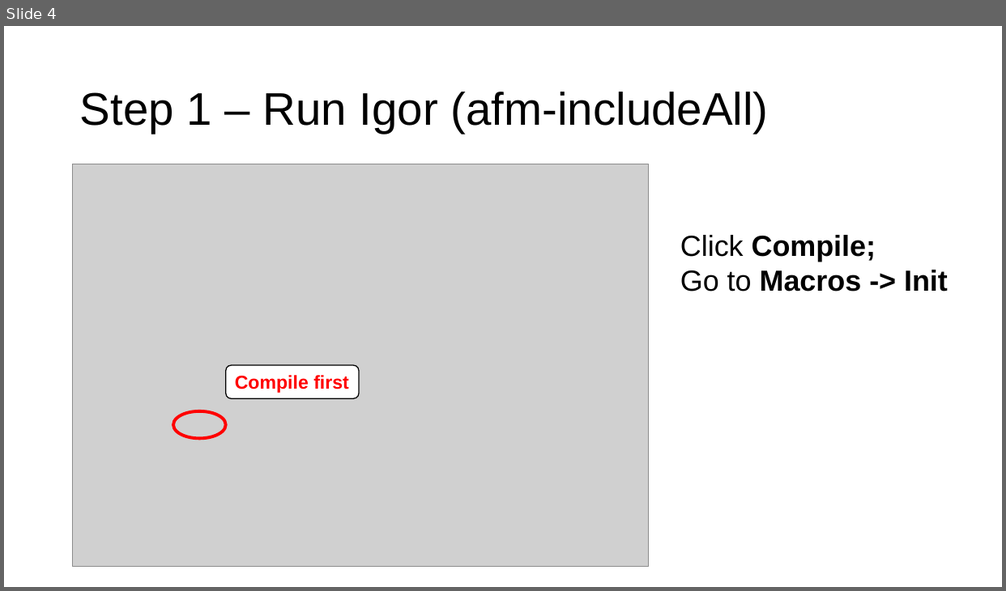
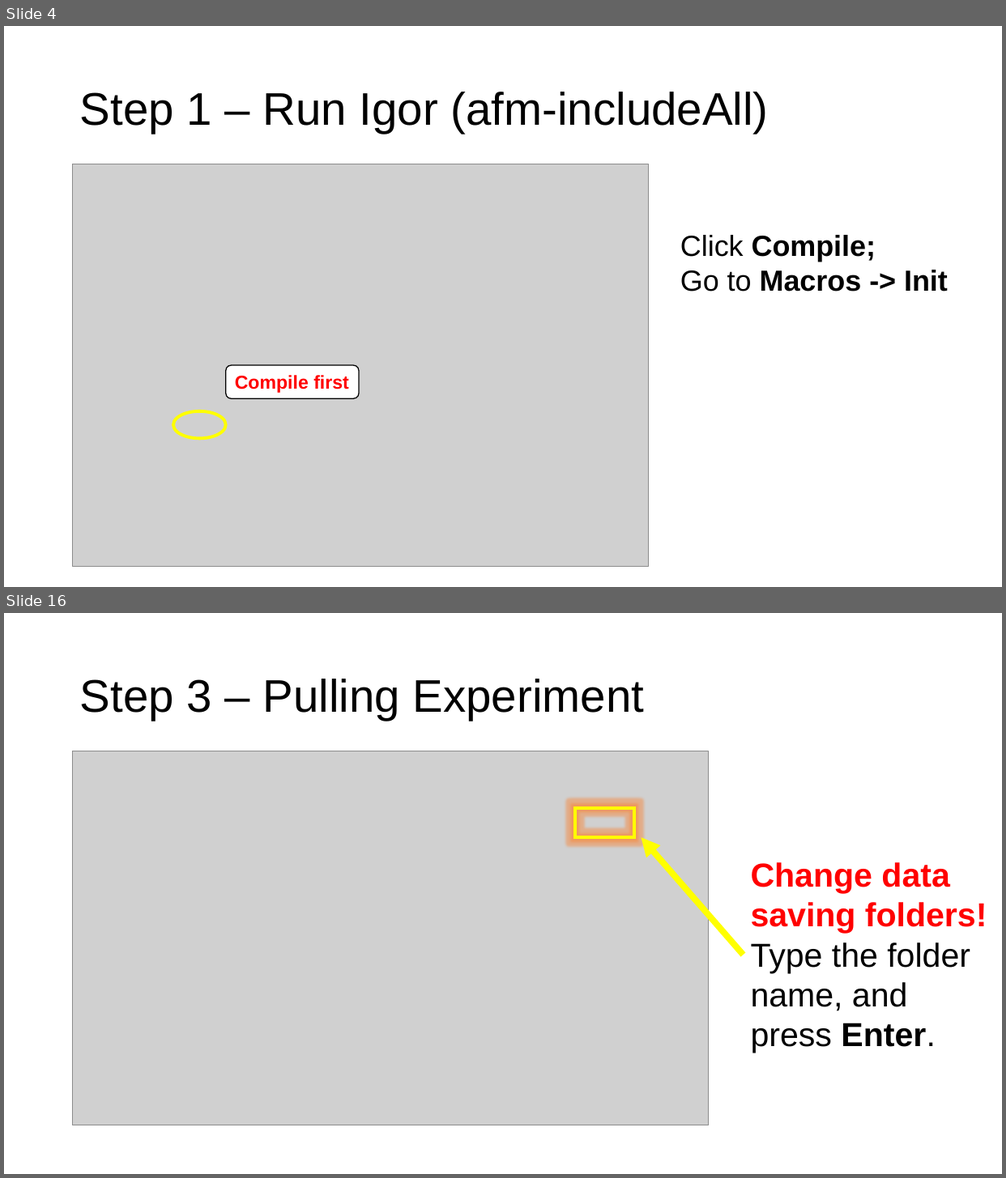
Before and after one commit to weizh888/DataAnalysisBioMechanicsLab, a slide deck: Manual - AFM (home-build).pptx. Shown one above the other, each under a label of ours: slide 4 before the commit, slides 4 and 16 after it; the slides between them are not shown. The pictures are 1006x591 and 1006x1178 pixels, drawn with LibreOffice and Linux fonts; fonts in the diff are those of the drawing; grey boxes stand for pictures. Boxes give left, top, right and bottom in pixels: in the first picture for what was removed or moved away, otherwise in the second. Text is boxed around its words. In the diff, an @@ line names an element or a change of style, - is before the commit and + after.

```diff
--- a/Manual - AFM (home-build).pptx
+++ b/Manual - AFM (home-build).pptx
@@ slide 16 added at [4, 613, 1002, 1174], background #FFFFFF @@
@@ title added at [80, 679, 644, 720], 44 pt, text #000000 @@
+Step 3 – Pulling Experiment
@@ picture added at [73, 752, 710, 1126] @@
@@ rectangle added at [575, 808, 633, 837], outline #FFFF00 3 pt @@
@@ arrow added from (744, 955) to (641, 837), #FFFF00 6 pt @@
@@ text added at [751, 862, 987, 1054], 32 pt, text #000000, bold @@
+Change data saving folders!
+Type the folder name, and press Enter.
@@ slide 4 changed as well @@
@@ ellipse at [173, 412, 226, 438]: outline #FF0000 3 pt to #FFFF00 3 pt @@
```
Also in this commit, not shown: 3 other slides changed, 10 other slides added.
